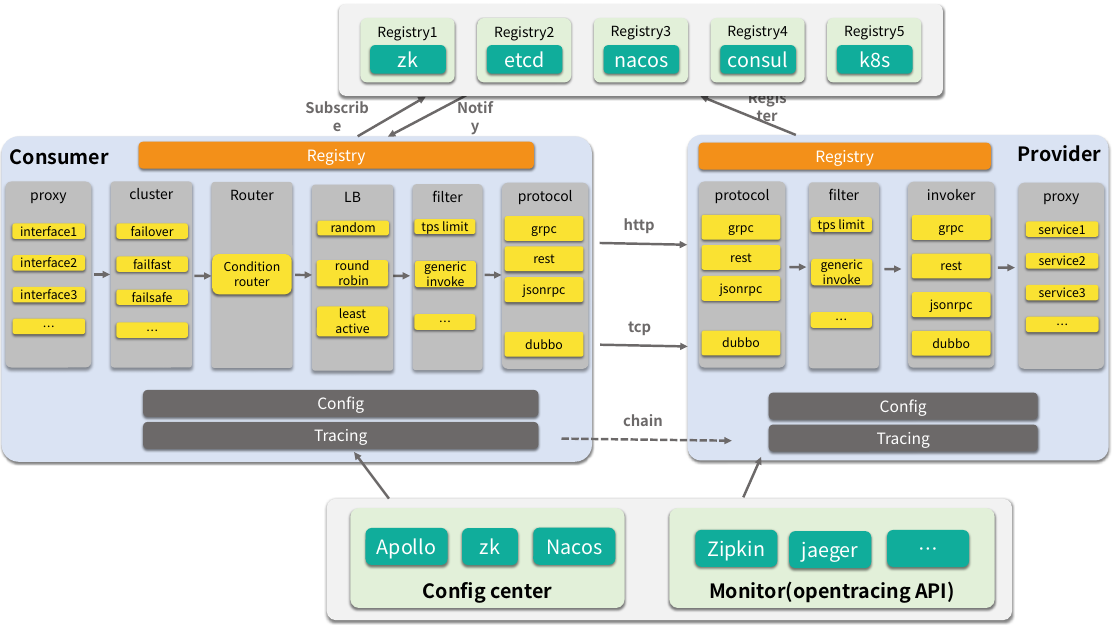
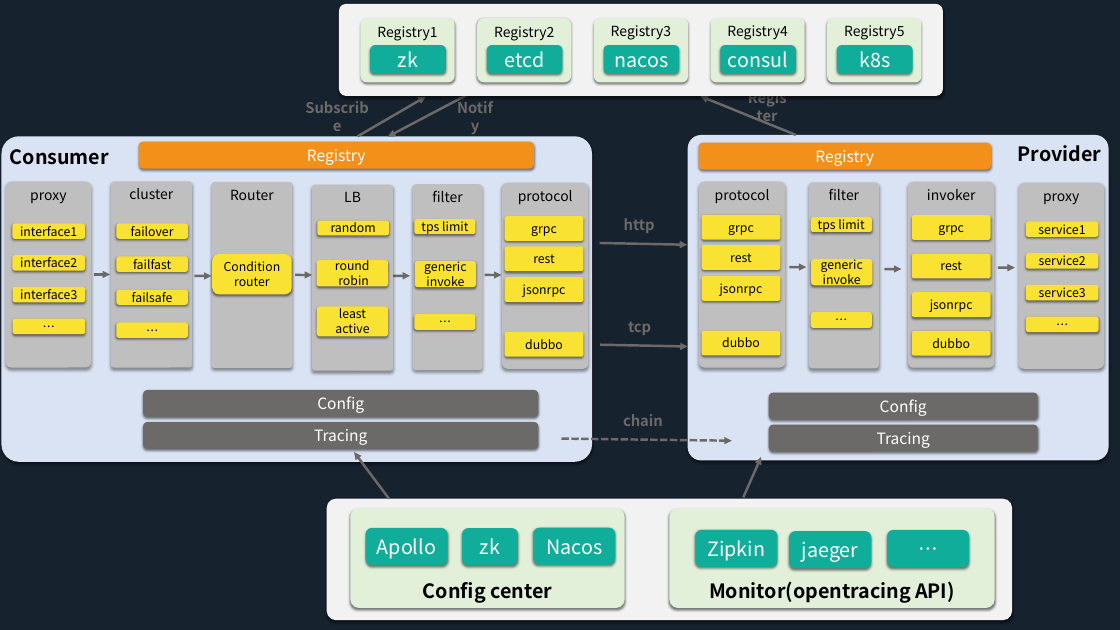
Before and after one commit to dubbogo/dubbo-go-website, a slide deck: slide 1 of resource/dubbo-go-arch.pptx. Drawn at 1120x630 pixels with LibreOffice and Linux fonts; fonts in the diff are those of the drawing. Boxes give left, top, right and bottom in pixels: in the first picture for what was removed or moved away, otherwise in the second. Text is boxed around its words. In the diff, an @@ line names an element or a change of style, - is before the commit and + after.

```diff
--- a/resource/dubbo-go-arch.pptx
+++ b/resource/dubbo-go-arch.pptx
@@ rectangle added at (x1=0, y1=0, x2=1120, y2=630), fill #17222F @@
```
Also in this commit, not shown: 2 slides added, 1 slide removed, 11 other files.
